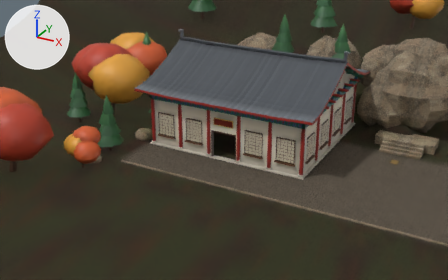
One commit to the glTF model packages/client/src/assets/models/world.glb: the scene before it, then after it.
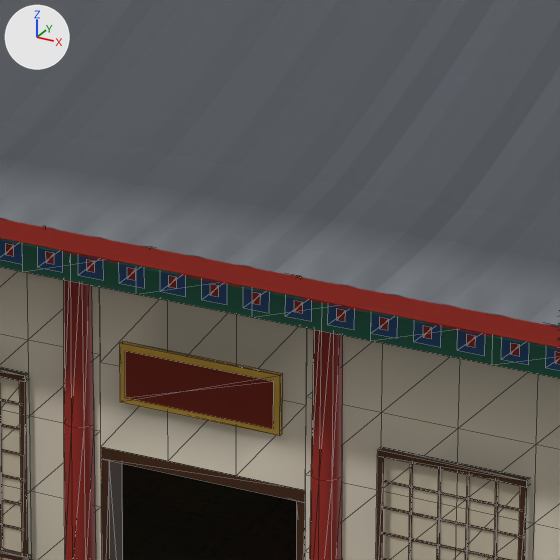
Each version is shown from a 50 mm camera at (15.0, -71.11, 33.47) aimed at (-18.39, -10.4, 3.11), then close up on the part from 44% to 60% of the width and 27% to 51% of the height. The lights are fixed; the arrows at upper left show +X, +Y and +Z. The first two pictures are the older version. The close-ups show mesh edges as thin lines. Vertices at exactly the same position are counted once.

Before the edit, the objects in view are built like this:
```python
me_dharmafront = bpy.data.meshes.new('dharmaFront')
me_dharmafront.from_pydata(...)  # 1118 vertices, 998 faces; spans x -29.7..-8.3, y -10.7..-9.0, z 0.0..7.5
me_dharmafront.materials.append(mat_foliage)
me_dharmaroof = bpy.data.meshes.new('dharmaRoof')
me_dharmaroof.from_pydata(...)  # 2351 vertices, 3976 faces; spans x -31.2..-6.8, y -11.0..11.0, z 6.9..13.1
me_dharmaroof.materials.append(mat_foliage)
me_ground = bpy.data.meshes.new('ground')
me_ground.from_pydata(...)  # 4928 vertices, 9576 faces; spans x -71.2..76.3, y -78.9..65.0, z -0.1..33.2
me_ground.materials.append(mat_paving)
ob_dharmafront = bpy.data.objects.new('dharmaFront', me_dharmafront)
ob_dharmafront.location = (0.0, 0.0, 0.0)
ob_dharmaroof = bpy.data.objects.new('dharmaRoof', me_dharmaroof)
ob_dharmaroof.location = (0.0, 0.0, 0.0)
ob_ground = bpy.data.objects.new('ground', me_ground)
ob_ground.location = (0.0, 0.0, 0.0)
```
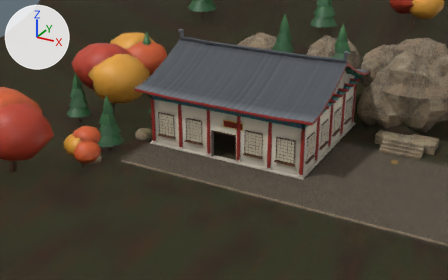
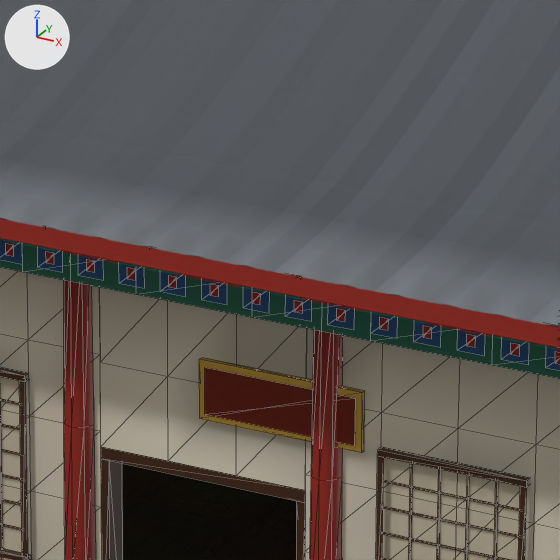
Changed parts and their boxes [x1, y1, x2, y2] in the close-ups (560 x 560 px; the box of a moved part takes in the faces that stretch with it):
```json
{"object": "dharmaFront", "change": "reshaped, recoloured", "before": [0, 227, 560, 560], "after": [0, 227, 560, 560]}
{"part": 1, "of": "me_dharmafront", "change": "moved or reshaped", "before": [120, 341, 283, 436], "after": [199, 358, 365, 453]}
{"part": 2, "of": "me_dharmafront", "change": "moved or reshaped", "before": [125, 351, 274, 428], "after": [205, 367, 356, 446]}
{"part": 3, "of": "me_dharmafront", "change": "recoloured", "before": [116, 321, 369, 463], "after": [116, 321, 369, 463]}
```

Scene script edits in JSON lines:
```json
{"block": "me_dharmafront", "where": "me_dharmafront.from_pydata(...)  # 1118 vertices, 998 faces; spans x -29.7..-8.3, y -10.7..-9.0, z 0.0..7.5"}
{"block": "me_dharmafront", "where": "# used by ob_dharmafront; location = (0.0, 0.0, 0.0)"}
{"block": "me_dharmafront", "change": "me_dharmafront part 1: the loose piece of 8 vertices spanning x -20.4..-17.6, y -9.5..-9.4, z 4.4..5.4 is moved by (1.4, 0.0, 0.0)"}
{"block": "me_dharmafront", "change": "me_dharmafront part 2: the loose piece of 4 vertices spanning x -20.2..-17.8, y -9.5, z 4.5..5.3 is moved by (1.4, 0.0, 0.0)"}
{"block": "me_dharmafront", "change": "me_dharmafront part 3: 27 faces centred in x -21.6..-16.4, y -9.5..-9.4, z 4.1..5.9 are repainted in the vertex colours, in many colours"}
```
